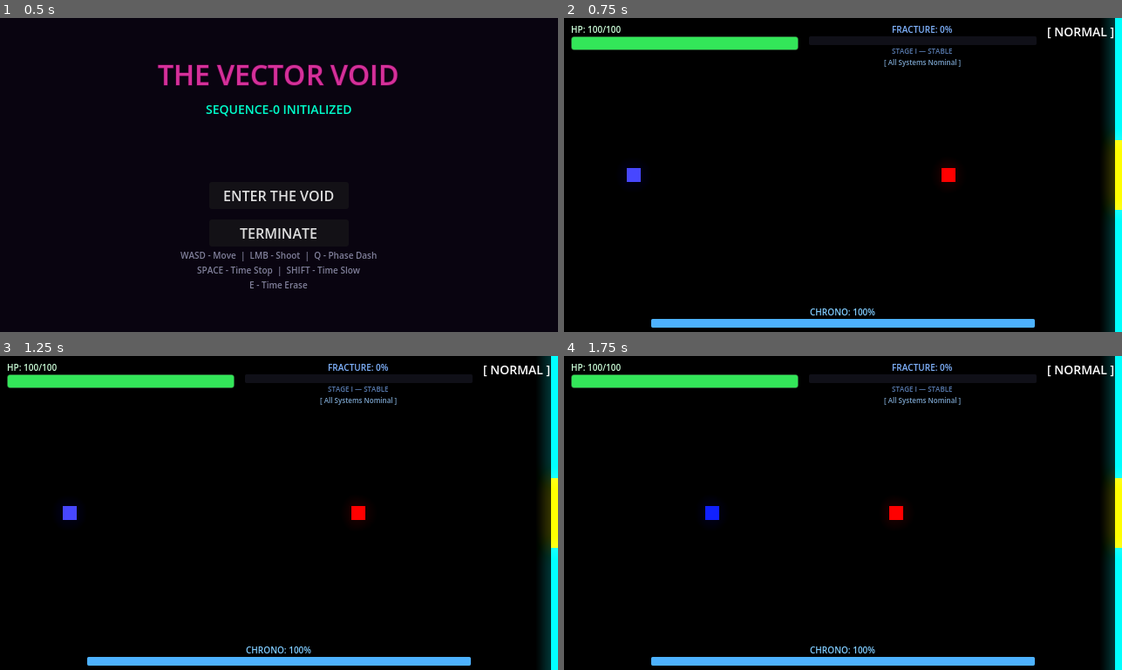
Above: before the commit, frames 1-4 (two rows, left to right).
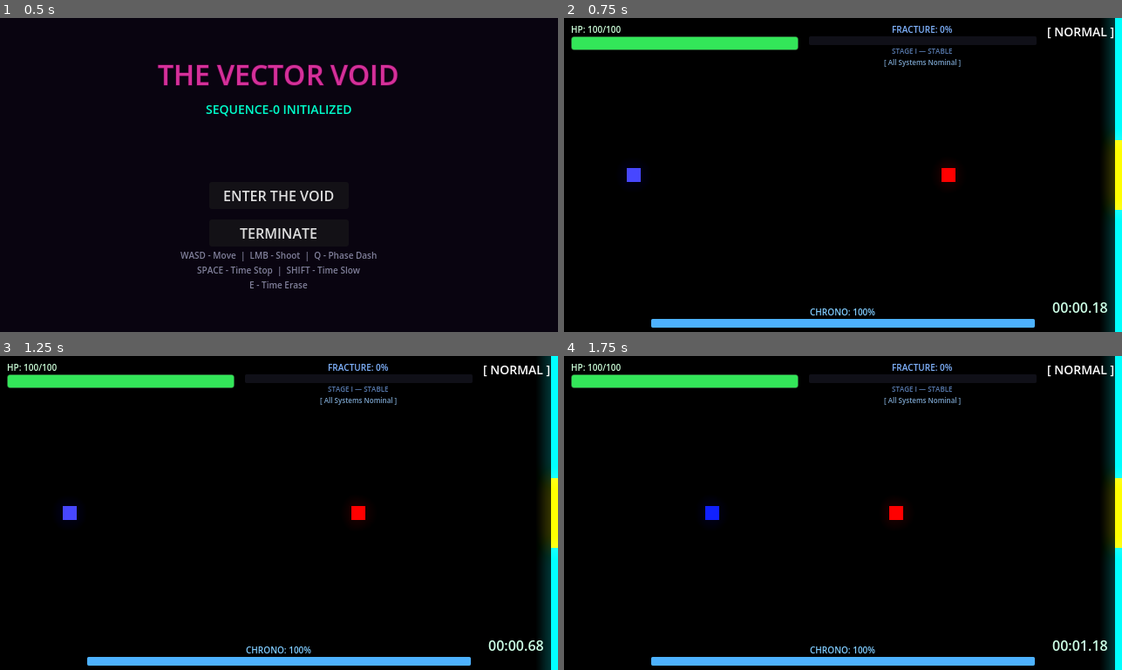
Above: after the commit, the same moments.

Repository: scarf-y/Polychron
Game: Godot game, scene res://scenes/ui/main_menu.tscn
Two runs of this game, one before a commit and one after it. Both use one fixed random seed, a clock stepped at 60 frames per second and the inputs below.
Inputs (mouse positions are in pixels of both pictures, inside the frame that each line leads up to):
- Up to frame 1 (0.5 s): no input
- Up to frame 2 (0.75 s): click "ENTER THE VOID" at 0.5 s
- Up to frame 3 (1.25 s): no input
- Up to frame 4 (1.75 s): move the mouse to (965, 497) at 1.27 s; hold D (move_right) from 1.28 s (still down); tap Q (dash) at 1.35 s

Frame 1 is identical in both runs. In frame 2, 0.2% of the frame differs, in the area x 87-98%, y 90-94%; in frame 3, 0.2%; in frame 4, 0.2%.

Commit message:
fix: explicit sizing for timer label so it renders properly

Diff:
--- a/scripts/hud.gd
+++ b/scripts/hud.gd
@@ -83,6 +83,10 @@
 	game_timer_label.add_theme_font_size_override("font_size", 16)
 	game_timer_label.add_theme_color_override("font_color", Color(0.8, 1.0, 0.9))
 	game_timer_label.set_anchors_preset(Control.PRESET_BOTTOM_RIGHT)
+	game_timer_label.grow_horizontal = Control.GROW_DIRECTION_BEGIN
+	game_timer_label.grow_vertical = Control.GROW_DIRECTION_BEGIN
+	game_timer_label.offset_left = -120.0
+	game_timer_label.offset_top = -40.0
 	game_timer_label.offset_right = -16.0
 	game_timer_label.offset_bottom = -16.0
 	game_timer_label.horizontal_alignment = HORIZONTAL_ALIGNMENT_RIGHT
